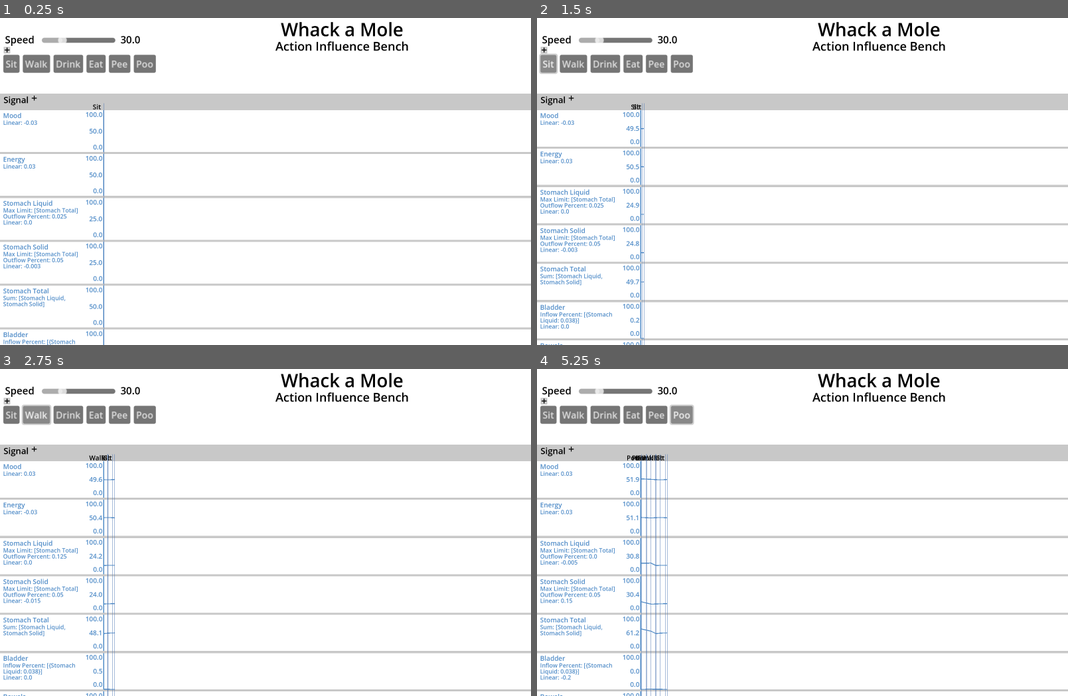
Above: before the commit, frames 1-4 (two rows, left to right).
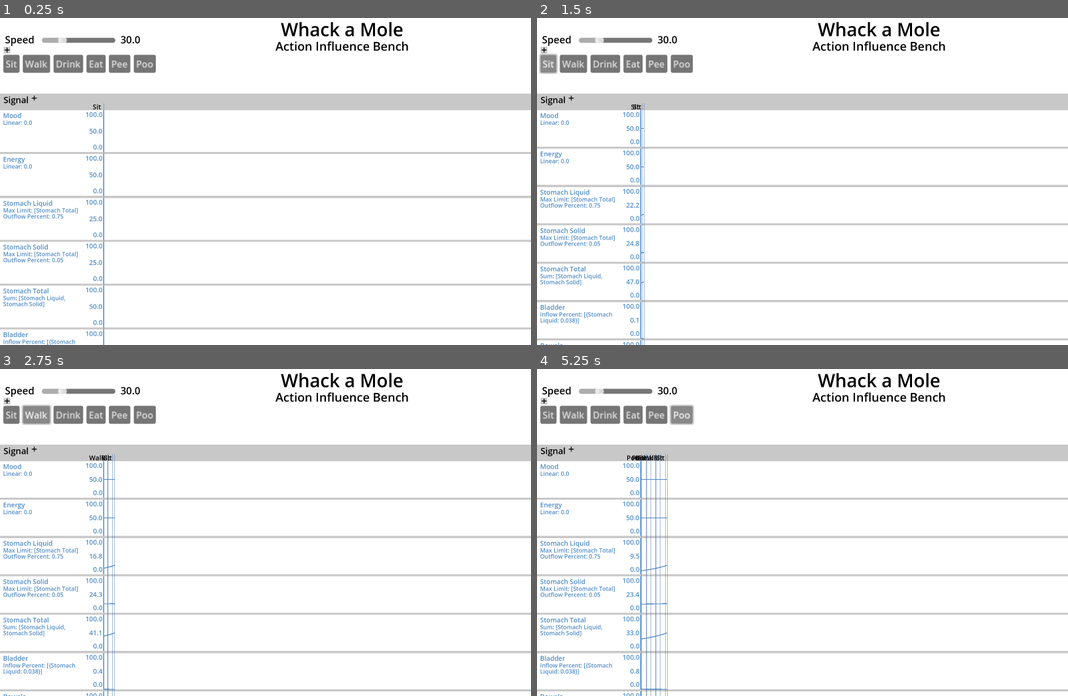
Above: after the commit, the same moments.

Repository: steampunkmind/mitw-action-influence-bench
Game: Godot game, scene res://bench.tscn
The game is run twice, just before and just after one commit, with the same random seed, the same clock (stepped at 60 frames per second) and the same inputs.
Inputs (mouse positions are in pixels of both pictures, inside the frame that each line leads up to):
- Up to frame 1 (0.25 s): no input
- Up to frame 2 (1.5 s): click (568, 99) at 0.52 s; click "Sit" at 1.25 s
- Up to frame 3 (2.75 s): click "Walk" at 2 s
- Up to frame 4 (5.25 s): click "Drink" at 2.75 s; click "Eat" at 3.5 s; click "Pee" at 4.25 s; click "Poo" at 5 s

The runs differ from the first frame. In frame 1, 0.1% of the frame differs, in the area x 0-13%, y 31-77%; in frame 2, 0.2%; in frame 3, 0.3%; in frame 4, 0.4%, in the area x 0-25%, y 31-99%.

Commit message:
Adds formula and influence objects.

Diff:
--- a/action.gd
+++ b/action.gd
@@ -1,4 +1,4 @@
 class_name Action extends RefCounted
 
 var name: String
-var influences: Dictionary
+var influences: Array[Influence]
--- a/action_buttons.gd
+++ b/action_buttons.gd
@@ -10,12 +10,17 @@
 # Called when the node enters the scene tree for the first time.
 func _ready() -> void:
 
-	# TEMP fill actions from action_array
-	var actions: Array
+	# fill actions from action_array
+	var actions: Array[Action]
 	for action_dict: Dictionary in action_array:
 		var action = Action.new()
 		action.name = action_dict.get("name")
-		action.influences = action_dict.get("influences")
+		var dict_influence = action_dict.get("influences")
+		for signal_name: String in dict_influence:
+			var influence = Influence.new()
+			influence.signal_name = signal_name
+			# add formulas here
+			action.influences.append(influence)
 		actions.insert(actions.size(), action)
 	get_parent().actions = actions
 
--- a/bench.gd
+++ b/bench.gd
@@ -1,7 +1,7 @@
 extends ColorRect
 
 @export var frame_rate: float
-var actions: Array
+var actions: Array[Action]
 
 # Called when the node enters the scene tree for the first time.
 func _ready() -> void:
--- /dev/null
+++ b/formula.gd
@@ -0,0 +1,3 @@
+class_name Formula extends RefCounted
+
+var name: String
--- /dev/null
+++ b/influence.gd
@@ -0,0 +1,4 @@
+class_name Influence extends RefCounted
+
+var signal_name: String
+var formulas: Array[Formula]
--- a/signal_graph.gd
+++ b/signal_graph.gd
@@ -103,11 +103,10 @@
 	## Set influences
 	var influences = action.influences
 	if (influences != null):
-		for key: String in influences.keys():
-			var formulas = influences.get(key)
-			if (formulas is Array):
-				var signal_graph_row = signal_graph_rows.get(key)
-				signal_graph_row.set_formulas(formulas)
+		for influence: Influence in influences:
+			#TEMP
+			print(influence.signal_name)
+			print(influence.formulas)
 
 
 ### Support for signal graph rows ###
Not shown, added: formula.gd.uid
Not shown, added: influence.gd.uid
